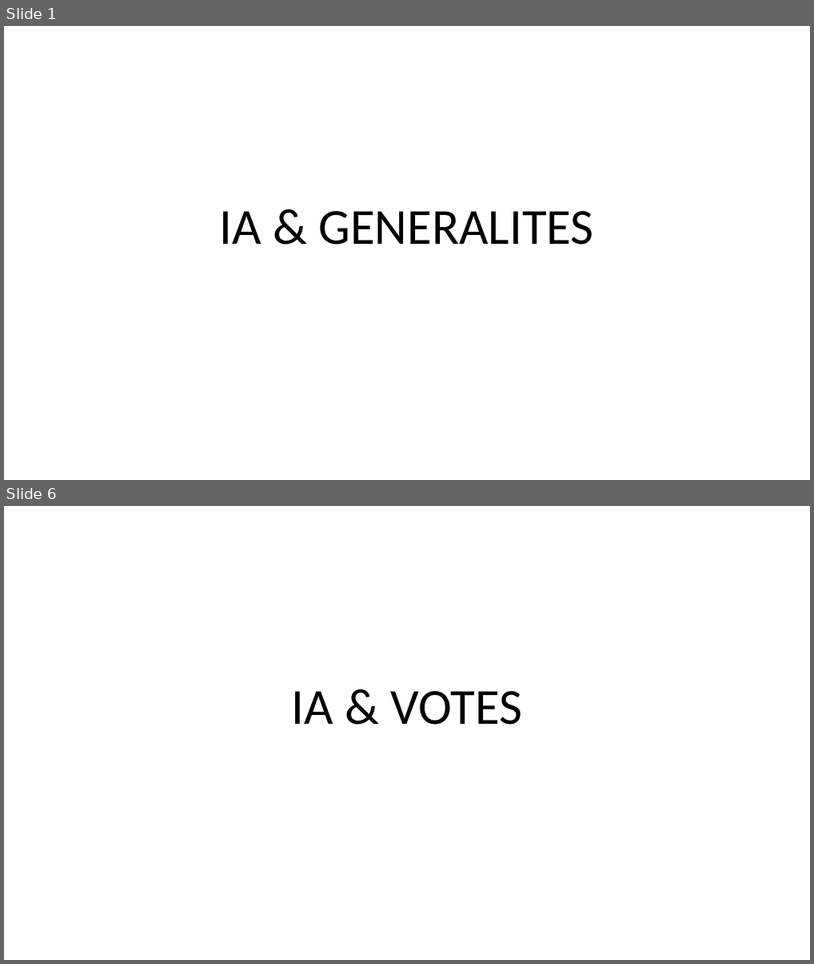
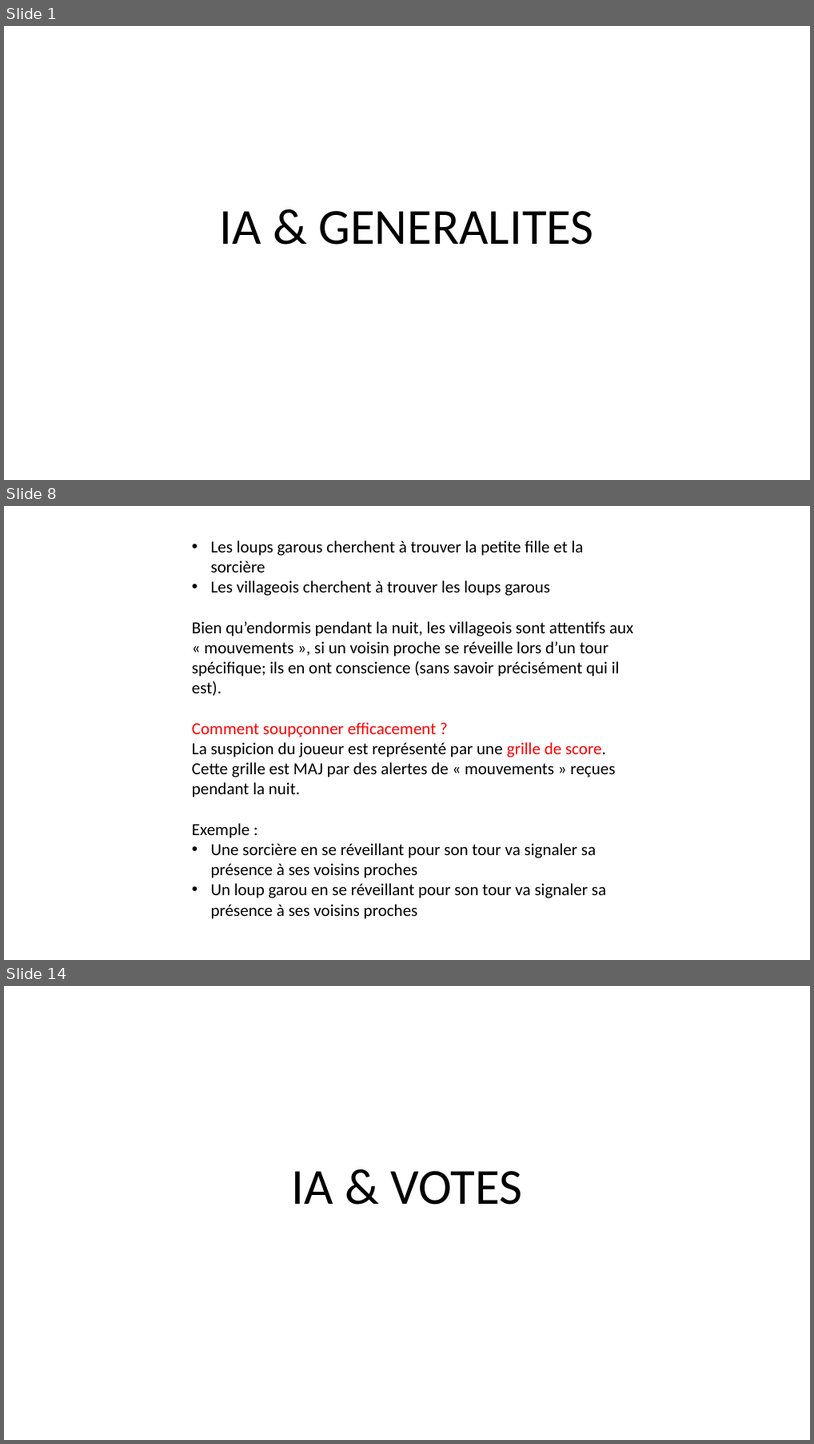
Before and after one commit to konamdav/Loup-Garou, a slide deck: README.pptx. Shown one above the other, each under a label of ours: slides 1 and 6 before the commit, slides 1, 8 and 14 after it; the slides between them are not shown. The pictures are 814x964 and 814x1444 pixels, drawn with LibreOffice and Linux fonts; fonts in the diff are those of the drawing. Boxes give left, top, right and bottom in pixels: in the first picture for what was removed or moved away, otherwise in the second. Text is boxed around its words. In the diff, an @@ line names an element or a change of style, - is before the commit and + after.

```diff
--- a/README.pptx
+++ b/README.pptx
@@ slide 8 added at box(4, 506, 810, 960), background #FFFFFF @@
@@ text added at box(192, 540, 634, 919), 20 pt, text #000000 @@
+• Les loups garous cherchent à trouver la petite fille et la sorcière
+• Les villageois cherchent à trouver les loups garous
+Bien qu’endormis pendant la nuit, les villageois sont attentifs aux « mouvements », si un voisin proche se réveille lors d’un tour spécifique; ils en ont conscience (sans savoir précisément qui il est).
+Comment soupçonner efficacement ?
+La suspicion du joueur est représenté par une grille de score.
+Cette grille est MAJ par des alertes de « mouvements » reçues pendant la nuit.
+Exemple :
+• Une sorcière en se réveillant pour son tour va signaler sa présence à ses voisins proches
+• Un loup garou en se réveillant pour son tour va signaler sa présence à ses voisins proches
@@ what was slide 6 is now slide 14 @@
```
Also in this commit, not shown: 4 slides changed, 9 other slides added, 1 slide removed.
